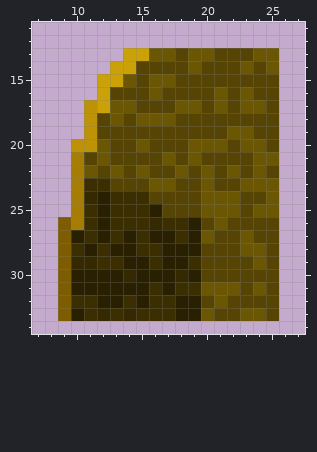
One commit to this pixel-art sprite: Assets/Sprites/SpriteSandTranslateBack.png. The first picture shows the starting point.
The file is 48x48 pixels. Colours within 5 levels of each other are drawn and written as one. Shown: x 7..27, y 11..34.
Now the later version:
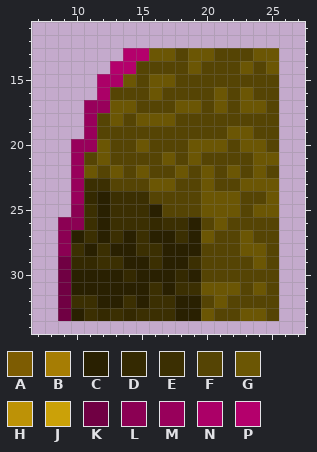
Palette (. is transparent): A #7d5c02  B #a67d04  C #292001  D #342901  E #3b2f02  F #554404  G #6b5604  H #bd9206  J #cba108  K #700043  L #8b0053  M #98005b  N #ab0067  P #b4006c
Changes in this commit:
y 13: x 14..15 JJ -> PP
y 14: x 13..14 JJ -> PP
y 15: x 12..13 JJ -> NN
y 16: x 12 J -> N
y 17: x 11..12 HJ -> MM
y 18..19: x 11 H -> M
y 20: x 10..11 HH -> MM
y 21..24: x 10 B -> M
y 25: x 10 B -> L
y 26: x 9..10 AB -> LL
y 27..28: x 9 A -> L
y 29..33: x 9 A -> K
